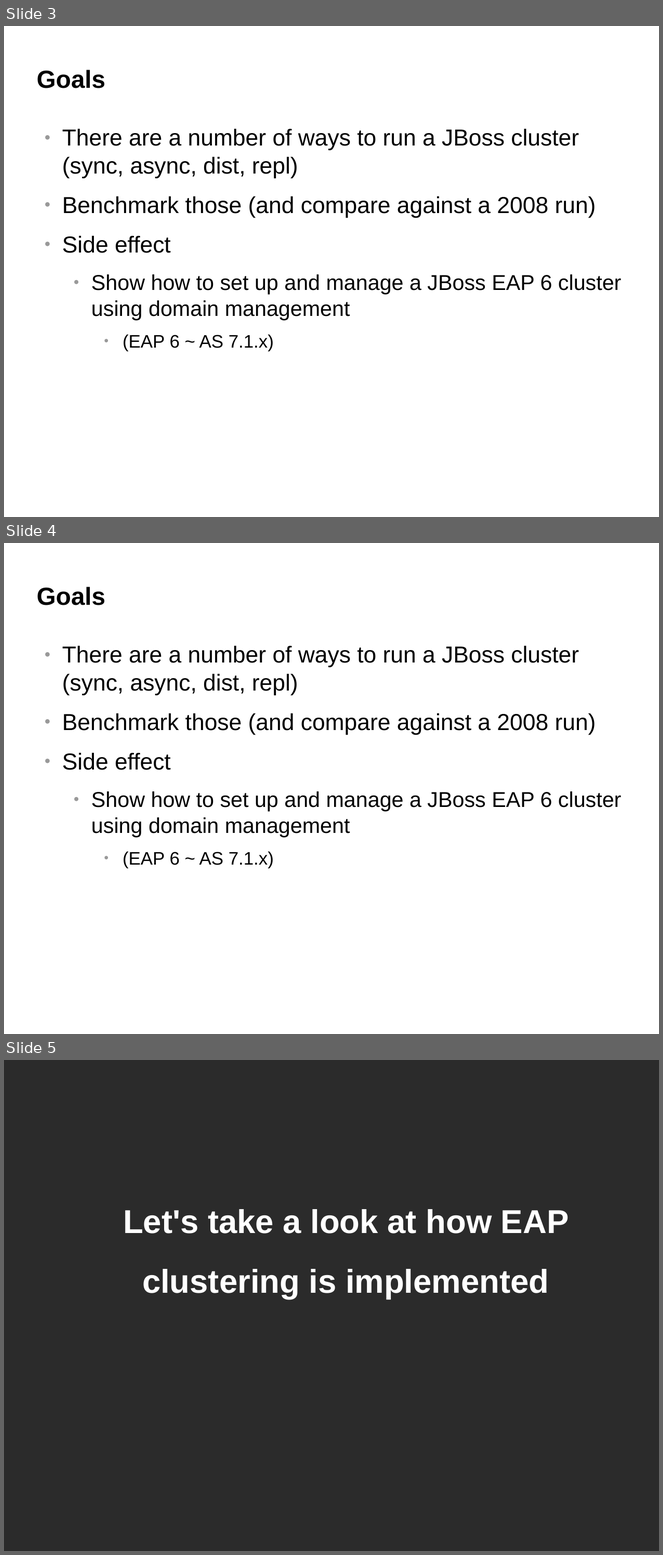
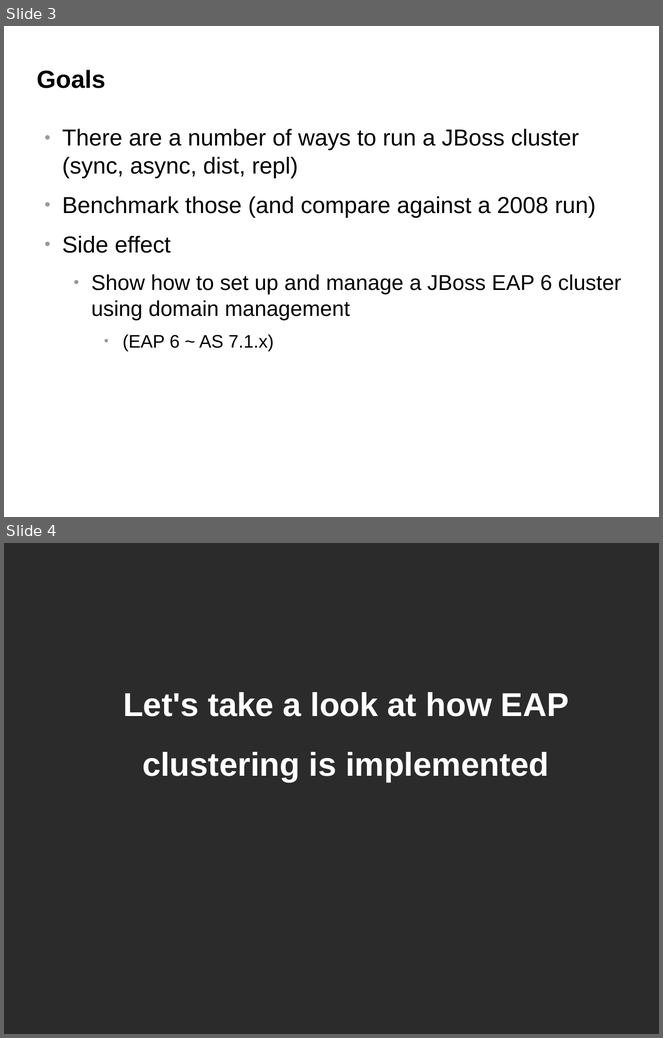
Before and after one commit to belaban/SessionPerf, a slide deck: docs/jbw2012.odp. Shown one above the other, each under a label of ours: slides 3, 4 and 5 before the commit, slides 3 and 4 after it. The pictures are 663x1555 and 663x1038 pixels, drawn with LibreOffice and Linux fonts; fonts in the diff are those of the drawing; background and template pictures are left out; a plain dark background stands for a picture behind light text. Boxes give left, top, right and bottom in pixels: in the first picture for what was removed or moved away, otherwise in the second. Text is boxed around its words. In the diff, an @@ line names an element or a change of style, - is before the commit and + after.

```diff
--- a/docs/jbw2012.odp
+++ b/docs/jbw2012.odp
@@ slide 4 removed at box(4, 543, 659, 1034), background #FFFFFF @@
@@ title removed at box(37, 587, 105, 605) @@
-Goals
@@ text removed at box(62, 645, 622, 869) @@
-● There are a number of ways to run a JBoss cluster (sync, async, dist, repl)
-● Benchmark those (and compare against a 2008 run)
-● Side effect
-  ● Show how to set up and manage a JBoss EAP 6 cluster using domain management
-    ● (EAP 6 ~ AS 7.1.x)
@@ what was slide 5 is now slide 4 @@
```
Also in this commit, not shown: 4 slides changed, 2 slides added, 1 other file.
